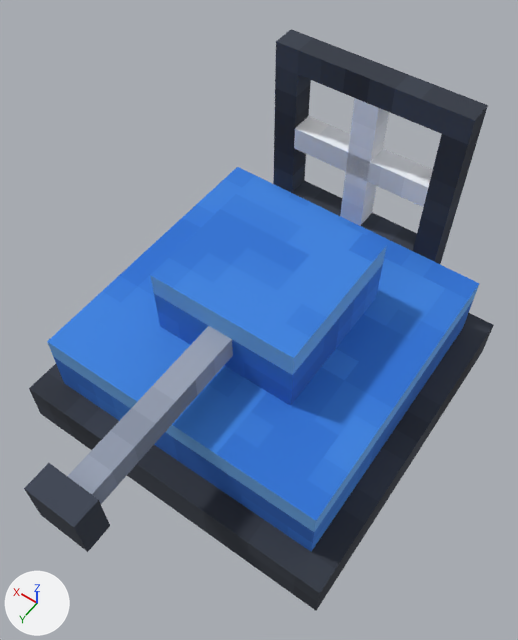
Two versions of the glTF model public/assets/models/units/wtank_blue.glb, one commit apart.
Both versions are drawn from a 50 mm lens placed at (-0.612, 0.902, 1.67), pointed at (-0.027, 0.084, 0.384). Arrows for +X, +Y and +Z are at lower left; the lights stay in place. The older version comes first.

Objects in the first picture: 'barrel', 'chassis', 'fan', 'hull', 'turret'.
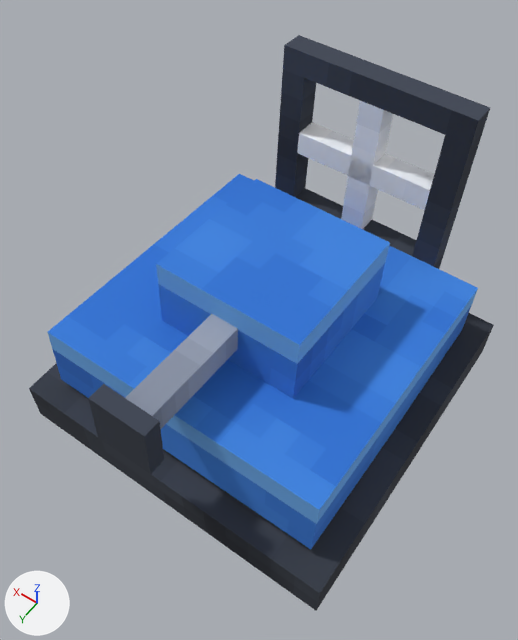
The edits, one by one:
Object 'hull' (ob_hull) turns from (-0.9, -0.5, 0) to (3.5, 0, 0) degrees about x, y and z.
Object 'barrel' (ob_barrel) is rescaled from (1.0, 1.0, 1.0) to (1.12, 0.667, 1.12).

Boxes [x1, y1, x2, y2] around the edits, measured in the pictures (518 x 640 px):
'hull', turned
    before: [47, 29, 488, 551]
    after: [48, 35, 490, 549]
'turret', turned
    before: [150, 179, 387, 406]
    after: [156, 179, 390, 398]
'barrel', turned, rescaled
    before: [24, 326, 233, 552]
    after: [88, 314, 238, 474]
'fan', turned
    before: [294, 98, 433, 226]
    after: [297, 101, 434, 229]
